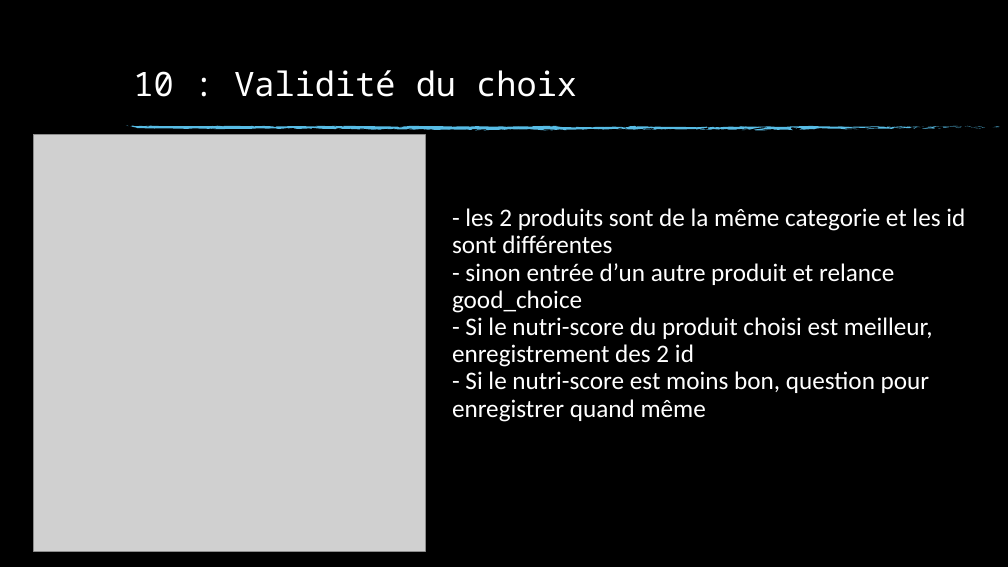
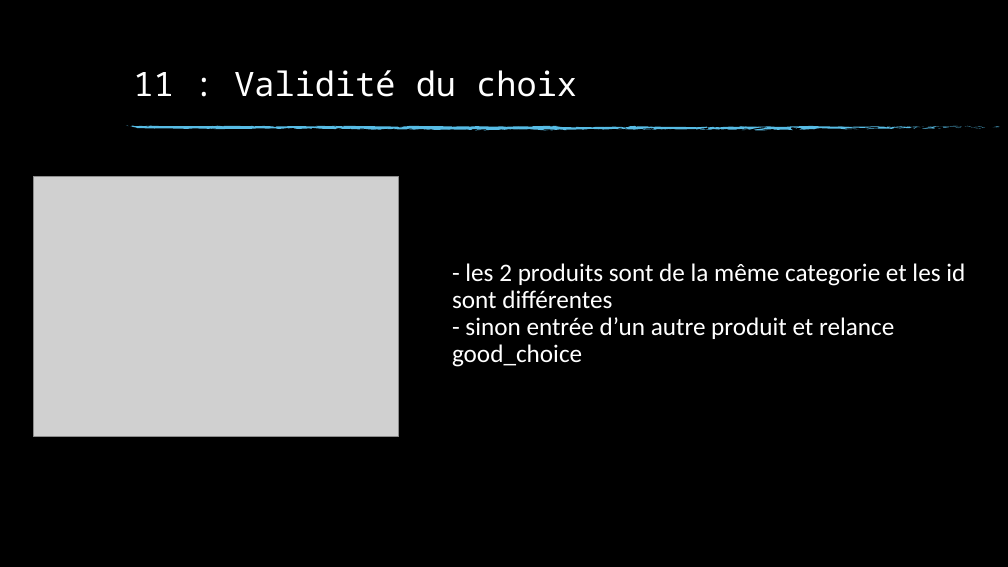
Before and after one commit to Talanoc/ratatouille, a slide deck: slide 13 of Ratatouille.pptx (slide 11 before the commit). Drawn at 1008x567 pixels with LibreOffice and Linux fonts; fonts in the diff are those of the drawing; grey boxes stand for pictures; background and template pictures are left out. Boxes give left, top, right and bottom in pixels: in the first picture for what was removed or moved away, otherwise in the second. Text is boxed around its words. In the diff, an @@ line names an element or a change of style, - is before the commit and + after.

```diff
--- a/Ratatouille.pptx
+++ b/Ratatouille.pptx
@@ title at [133, 70, 577, 97]: text changed @@
-10 : Validité du choix
+11 : Validité du choix
@@ picture: place and size @@
-picture at [33, 135, 425, 551]
+picture at [33, 176, 399, 436]
@@ text at [452, 317, 933, 422]: paragraphs removed @@
-- Si le nutri-score du produit choisi est meilleur, enregistrement des 2 id
-- Si le nutri-score est moins bon, question pour enregistrer quand même
```
Also in this commit, not shown: 5 other slides changed, 3 slides added, 10 other files.
